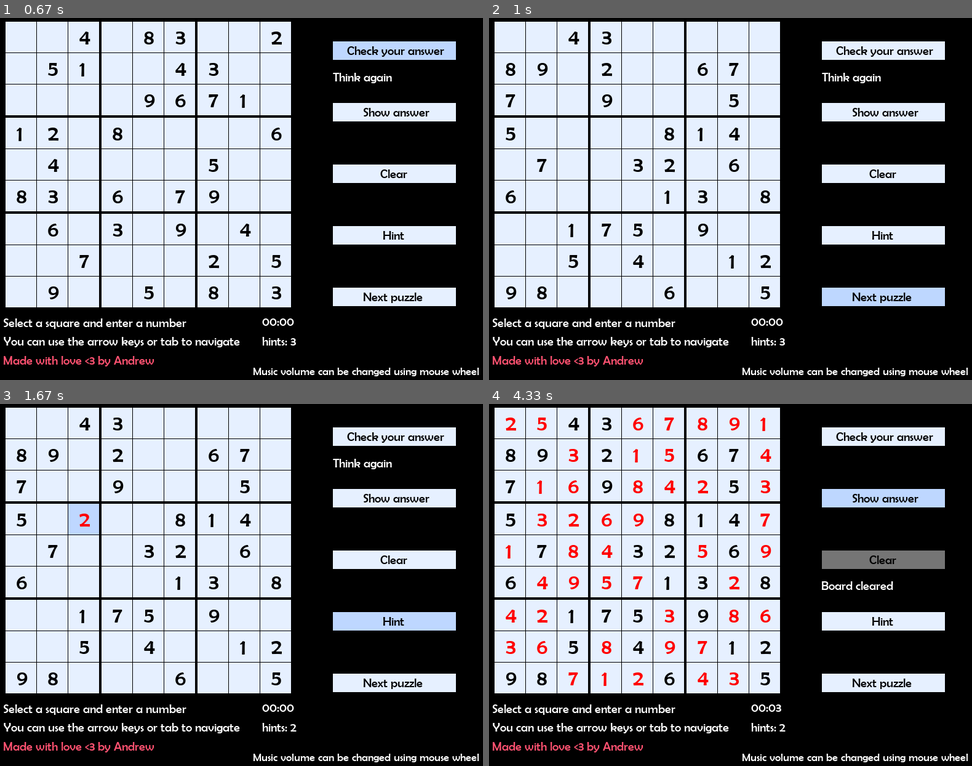
Above: before the commit, frames 1-4 (two rows, left to right).
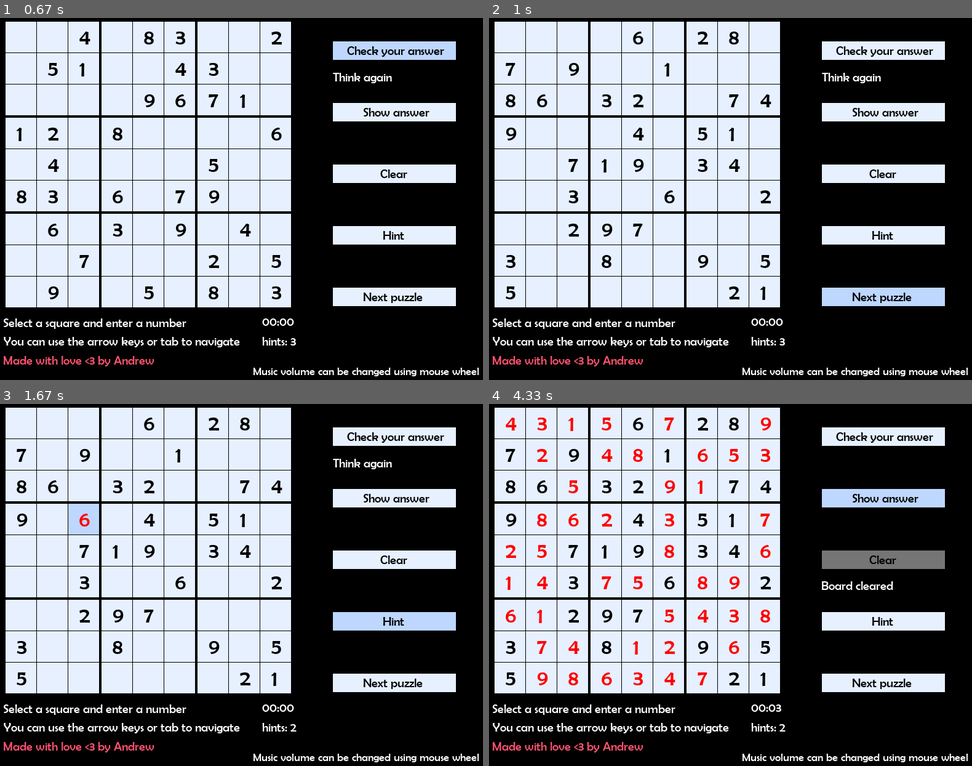
Above: after the commit, the same moments.

Repository: bafyle/Sudoku-game-using-Pygame
Game: pygame game, started from sudoku.py
Same seed, same stepped clock (60 frames per second), same inputs: the game is played once before the commit and once after it.
Inputs (mouse positions are in pixels of both pictures, inside the frame that each line leads up to):
- Up to frame 1 (0.67 s): click (396, 50) at 0.38 s
- Up to frame 2 (1 s): click (885, 296) at 0.72 s
- Up to frame 3 (1.67 s): click (86, 527) at 1.05 s; click (396, 621) at 1.38 s
- Up to frame 4 (4.33 s): click (740, 458) at 1.72 s; click (706, 679) at 2.05 s; click (914, 718) at 2.38 s; click (827, 552) at 2.72 s; click (860, 548) at 3.05 s; click (909, 552) at 3.38 s; click (831, 516) at 3.72 s; click (841, 490) at 4.05 s

Frame 1 is identical in both runs. In frame 2, 2.2% of the frame differs, in the area x 3-59%, y 3-78%; in frame 3, 2.3%; in frame 4, 3.9%.

Commit message:
fixed a bug in getting a new puzzle

Diff:
--- a/sudoku.py
+++ b/sudoku.py
@@ -84,7 +84,7 @@
         """
         This function is executed when the player presses the next puzzle button
         """
-        self.current_puzzle_index = ((self.current_puzzle_index + 1) % 101) + 1
+        self.current_puzzle_index = ((self.current_puzzle_index) % 100) + 1
         self.puzzle = self.get_new_puzzle()
         self.board = Board.Board(self.puzzle, self.win)
         self.reset_game_timer()
@@ -97,10 +97,9 @@
         """
         Return true if the puzzle is correct and false otherwise
         """
-        solver = Solver(self.puzzle)
         for i in range(9):
             for f in range(9):
-                if self.puzzle[i][f] == 0 or not solver.is_there_once((i, f), self.puzzle[i][f]):
+                if self.puzzle[i][f] == 0 or not Solver.is_there_once((i, f), self.puzzle[i][f], self.puzzle):
                     return False
         return True
 
